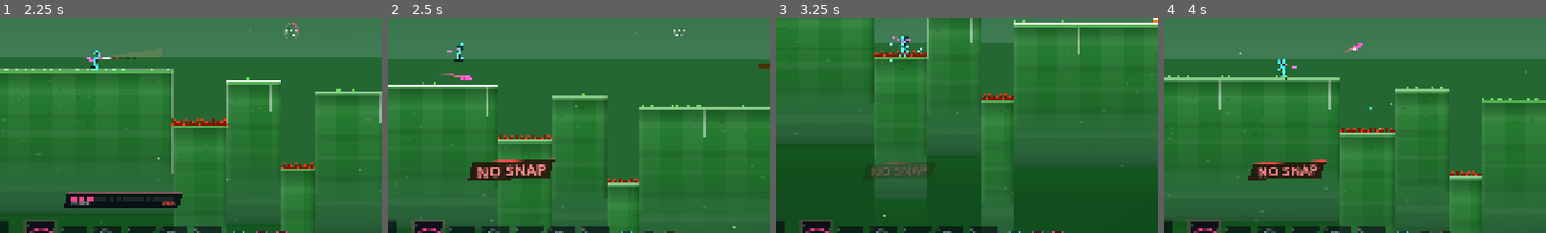
Above: before the commit, frames 1-4 (left to right).
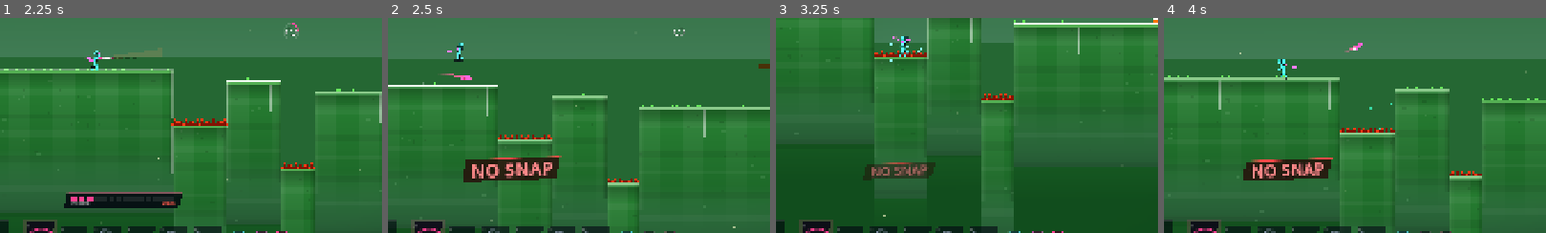
Above: after the commit, the same moments.

Repository: malleum/ultimategrapple
Game: Godot game, scene res://scenes/main.tscn
Same seed, same stepped clock (60 frames per second), same inputs: the game is played once before the commit and once after it.
Inputs (mouse positions are % of the whole screen's width and height, from its top left):
- Up to frame 1 (2.25 s): click "COURSES" at 0.5 s; click "01 First Pull" at 1.25 s; tap Enter at 2 s; move the mouse to (72, 45) at 2.02 s; hold D (move_right) from 2.03 s (still down); hold F (snap) from 2.03 s (still down); tap P (pin) at 2.1 s; click (72, 45) at 2.17 s
- Up to frame 2 (2.5 s): keep holding D (move_right); keep holding F (snap); tap Space (jump) at 2.27 s
- Up to frame 3 (3.25 s): release D (move_right) at 2.75 s; release F (snap) at 2.75 s; drag from (30, 55) to (46, 65) at 2.77 s
- Up to frame 4 (4 s): move the mouse to (60, 28) at 3.52 s; hold A (move_left) from 3.53 s (still down); click (60, 28) at 3.6 s; tap P (pin) at 3.8 s
The pictures show only the part of the screen within x 34-84%, y 42-92%; the shares and areas given below are measured in that part.

Frame 1 is identical in both runs. In frame 2, 1.8% of the frame differs, in the area x 19-46%, y 64-77%; in frame 3, 0.4%; in frame 4, 1.5%.

Commit message:
Snap: continuous timing score instead of 3 fixed tiers
The exact |snap - release| gap now sets a 0..1 snap score (1.0 frame-perfect,
~0.98 one tick off, 0.80 at the edge of PERFECT, 0.45 at the edge of GOOD,
0 by 200 ms) that scales spin, aero stability, wobble and launch speed.
PERFECT/GOOD/NO SNAP remain as display labels; the HUD stamp now also shows
the exact ms and score with a quality bar. Late snaps upgrade the throw to
the same result as an early snap with the same gap, and a later, tighter
snap can still improve an earlier one.

Co-Authored-By: Claude Opus 5.5 <noreply@anthropic.com>
Claude-Session: https://claude.ai/code/session_01TpV548vRC2KvUmKRPXhcFK

Diff:
--- a/src/disc/disc.gd
+++ b/src/disc/disc.gd
@@ -121,7 +121,7 @@
 ## on-time snap would have produced (spin, wobble, stability, and the missing
 ## speed — including the distance that speed would already have covered).
 func apply_late_snap(p_spin: float, add_vel: Vector2, p_wobble: float, p_quality: float) -> void:
-	if state != FLIGHT or age > 0.15:
+	if state != FLIGHT or age > 0.21:
 		return
 	spin = p_spin
 	wobble = p_wobble
--- a/src/disc/throw_types.gd
+++ b/src/disc/throw_types.gd
@@ -44,30 +44,53 @@
 ]
 
 
-## Snap outcomes. "spin" is the snap's spin level (also drives aero stability
-## in disc.gd: an unspun disc flutters, losing lift and gaining drag),
-## "speed" multiplies launch speed, "wobble" multiplies attitude noise.
-const SNAP := {
-	"PERFECT": {"spin": 1.0, "speed": 1.09, "wobble": 0.15},
-	"GOOD": {"spin": 0.62, "speed": 0.95, "wobble": 0.6},
-	"NONE": {"spin": 0.25, "speed": 0.8, "wobble": 1.5},
-}
-const SNAP_PERFECT_US := 35000   # |snap - release| for PERFECT
-const SNAP_GOOD_US := 90000      # |snap - release| for GOOD
+## Snap timing -> continuous snap score (1.0 = frame-perfect, 0 = no snap).
+## The PERFECT / GOOD / NO SNAP labels are only what the player is shown; the
+## physics uses the exact score, so a tighter snap always throws a bit better.
+const SNAP_PERFECT_US := 35000   # |snap - release| shown as PERFECT
+const SNAP_GOOD_US := 90000      # |snap - release| shown as GOOD
+const SNAP_MAX_US := 200000      # beyond this a snap does nothing
+
+# what score 0 and score 1 mean for the throw (lerped in between)
+const SNAP_SPIN := [0.25, 1.0]     # spin level, also aero stability in disc.gd
+const SNAP_SPEED := [0.8, 1.12]    # launch speed multiplier
+const SNAP_WOBBLE := [1.5, 0.1]    # attitude noise multiplier
+
+
+static func snap_score(dt_us: int) -> float:
+	if dt_us < 0 or dt_us > SNAP_MAX_US:
+		return 0.0
+	var ms := dt_us / 1000.0
+	if dt_us <= SNAP_PERFECT_US:
+		return 1.0 - 0.2 * pow(ms / 35.0, 1.3)          # 1.00 .. 0.80
+	if dt_us <= SNAP_GOOD_US:
+		return 0.8 - 0.35 * (ms - 35.0) / 55.0           # 0.80 .. 0.45
+	return 0.45 * (1.0 - (ms - 90.0) / 110.0)            # 0.45 .. 0
+
+
+static func snap_label(dt_us: int) -> String:
+	if dt_us < 0:
+		return "NONE"
+	if dt_us <= SNAP_PERFECT_US:
+		return "PERFECT"
+	if dt_us <= SNAP_GOOD_US:
+		return "GOOD"
+	return "NONE"
 
 
 ## Launch numbers for a throw. Shared by the player, late snaps and tools so
 ## early and late snaps are identical.
-##   power 0..1 (charge), mf = movement penalty factor, oc = overcharge 0..1
-static func launch_params(ty: Dictionary, power: float, quality: String, mf: float, oc: float) -> Dictionary:
-	var q: Dictionary = SNAP[quality]
+##   power 0..1 (charge), score 0..1 (snap), mf = movement penalty, oc = overcharge 0..1
+static func launch_params(ty: Dictionary, power: float, score: float, mf: float, oc: float) -> Dictionary:
+	var sc := clampf(score, 0.0, 1.0)
+	var spin_lvl := lerpf(SNAP_SPIN[0], SNAP_SPIN[1], sc)
 	var base_speed: float = ty.speed * power * (1.0 - 0.22 * minf(mf, 1.0)) * (1.0 - 0.1 * oc)
 	return {
-		"speed": base_speed * float(q.speed),
+		"speed": base_speed * lerpf(SNAP_SPEED[0], SNAP_SPEED[1], sc),
 		"base_speed": base_speed,
-		"spin": float(q.spin) * float(ty.spin) * (1.0 - 0.3 * minf(mf, 1.0)),
-		"wobble": (0.25 + mf * 0.9 + oc * 0.8) * float(q.wobble),
-		"quality": float(q.spin),
+		"spin": spin_lvl * float(ty.spin) * (1.0 - 0.3 * minf(mf, 1.0)),
+		"wobble": (0.25 + mf * 0.9 + oc * 0.8) * lerpf(SNAP_WOBBLE[0], SNAP_WOBBLE[1], sc),
+		"quality": spin_lvl,
 	}
 
 
--- a/src/level/runner.gd
+++ b/src/level/runner.gd
@@ -431,16 +431,20 @@
 			var types := ["backhand", "forehand", "hammer", "roller", "scoober", "thumber"]
 			play_sfx("throw", pos, 0.6 + data.power * 0.4, 0.9 + types.find(data.type) * 0.05)
 		"snap":
-			match str(data):
+			var sc: float = data.score
+			var detail := "%.0f ms  ·  %d%%" % [data.ms, int(round(sc * 100.0))] if data.ms >= 0.0 else ""
+			if data.ms >= 0.0 and data.ms < 1.0:
+				detail = "FRAME PERFECT  ·  100%"
+			match str(data.label):
 				"PERFECT":
-					play_sfx("snap_perfect", pos)
-					hud.snap_popup("PERFECT SNAP", Color(0.4, 2.4, 1.2))
+					play_sfx("snap_perfect", pos, 1.0, 0.94 + sc * 0.1)
+					hud.snap_popup("PERFECT SNAP", Color(0.4, 2.4, 1.2), detail, sc)
 					hud.flow_event("SNAP")
 				"GOOD":
 					play_sfx("snap_good", pos)
-					hud.snap_popup("GOOD SNAP", Color(1.8, 1.8, 0.4))
+					hud.snap_popup("GOOD SNAP", Color(1.8, 1.8, 0.4), detail, sc)
 				_:
-					hud.snap_popup("NO SNAP", Color(1.4, 0.4, 0.4))
+					hud.snap_popup("NO SNAP", Color(1.4, 0.4, 0.4), detail, sc)
 		"catch":
 			play_sfx("catch", pos)
 			if data:
--- a/src/player/player.gd
+++ b/src/player/player.gd
@@ -126,6 +126,7 @@
 var aim_dir := Vector2.RIGHT
 var move_factor := 0.0
 var last_snap_quality := ""
+var last_snap_score := 0.0
 
 # interpolation helpers for visuals drawn in world space
 var prev_pos := Vector2.ZERO
@@ -764,11 +765,14 @@
 		last_snap_us = PlayerInput.stamp(inp.snap_us, now_us)
 		if pending_late_snap and disc:
 			var dtu := last_snap_us - last_release_us
-			if dtu >= 0 and dtu <= ThrowTypes.SNAP_GOOD_US:
-				_late_snap("PERFECT" if dtu <= ThrowTypes.SNAP_PERFECT_US else "GOOD")
-	if pending_late_snap and now_us - last_release_us > ThrowTypes.SNAP_GOOD_US:
+			if dtu >= 0 and dtu <= ThrowTypes.SNAP_MAX_US:
+				var s2 := ThrowTypes.snap_score(dtu)
+				if s2 > float(_pending.get("score", 0.0)):
+					_late_snap(s2, dtu)
+	if pending_late_snap and now_us - last_release_us > ThrowTypes.SNAP_MAX_US:
 		pending_late_snap = false
-		_snap_feedback("NO SNAP")
+		if float(_pending.get("score", 0.0)) <= 0.0:
+			_snap_feedback("NONE", -1, 0.0)
 
 	if inp.just_pressed("pivot") and has_disc and (state == NORMAL) and (on_floor or air_pivot_ready):
 		_start_pivot()
@@ -821,15 +825,13 @@
 	last_release_us = PlayerInput.stamp(inp.throw_release_us, now_us)
 	var mf := _move_factor()
 	var oc := overcharge()
-	# snap judged on |snap press - throw release|, either order
+	# snap judged on |snap press - throw release|, either order; the exact
+	# gap sets a continuous score, the label is just what we show
 	var snap_dt := absi(last_release_us - last_snap_us)
-	var quality := "NONE"
-	if snap_dt <= ThrowTypes.SNAP_PERFECT_US:
-		quality = "PERFECT"
-	elif snap_dt <= ThrowTypes.SNAP_GOOD_US:
-		quality = "GOOD"
+	var score := ThrowTypes.snap_score(snap_dt)
+	var label := ThrowTypes.snap_label(snap_dt)
 	var power := charge_power()
-	var lp := ThrowTypes.launch_params(ty, power, quality, mf, oc)
+	var lp := ThrowTypes.launch_params(ty, power, score, mf, oc)
 	var ang := aim_dir.angle() + sway_angle() + _rng.randfn(0.0, 0.035 * mf + 0.04 * oc)
 	var dir := Vector2.RIGHT.rotated(ang)
 	var vel: Vector2 = dir * float(lp.speed) + velocity * 0.2
@@ -842,37 +844,41 @@
 	throws += 1
 	disc.launch(from, vel, throw_type, lp.spin, nose * facing_sign_for(dir), lp.wobble, lp.quality)
 	disc.thrower_id = 1
-	pending_late_snap = quality == "NONE"
-	_pending = {"ty": ty, "power": power, "mf": mf, "oc": oc, "dir": dir}
+	# a snap that lands just after release can still improve the throw
+	pending_late_snap = score < 1.0
+	_pending = {"ty": ty, "power": power, "mf": mf, "oc": oc, "dir": dir, "score": score}
 	if state == PIVOT:
 		pivot_threw_t = 0.0
-	if quality != "NONE":
-		_snap_feedback(quality)
-	var info := {"type": ty.id, "power": power, "quality": quality if quality != "NONE" else "", "move": mf, "overcharge": oc}
+	if score > 0.0:
+		_snap_feedback(label, snap_dt, score)
+	var info := {"type": ty.id, "power": power, "quality": label if score > 0.0 else "", "score": score, "move": mf, "overcharge": oc}
 	threw.emit(info)
 	fx.emit("throw", from, info)
 
 
-## Snap arrived just after release: give the disc exactly what an on-time snap
-## would have (same spin/wobble/stability; the missing speed is added).
-func _late_snap(quality: String) -> void:
-	pending_late_snap = false
+## Snap arrived just after release: upgrade the disc to exactly what an
+## on-time snap with that timing would have produced.
+func _late_snap(score: float, dt_us: int) -> void:
 	if _pending.is_empty():
 		return
-	var none := ThrowTypes.launch_params(_pending.ty, _pending.power, "NONE", _pending.mf, _pending.oc)
-	var lp := ThrowTypes.launch_params(_pending.ty, _pending.power, quality, _pending.mf, _pending.oc)
-	var add_vel: Vector2 = _pending.dir * (float(lp.speed) - float(none.speed))
+	var cur := ThrowTypes.launch_params(_pending.ty, _pending.power, float(_pending.score), _pending.mf, _pending.oc)
+	var lp := ThrowTypes.launch_params(_pending.ty, _pending.power, score, _pending.mf, _pending.oc)
+	var add_vel: Vector2 = _pending.dir * (float(lp.speed) - float(cur.speed))
 	disc.apply_late_snap(lp.spin, add_vel, lp.wobble, lp.quality)
-	_snap_feedback(quality)
+	_pending.score = score
+	if score >= 1.0:
+		pending_late_snap = false
+	_snap_feedback(ThrowTypes.snap_label(dt_us), dt_us, score)
 
 
 func facing_sign_for(_dir: Vector2) -> float:
 	return 1.0
 
 
-func _snap_feedback(q: String) -> void:
-	last_snap_quality = q
-	fx.emit("snap", hand(), q)
+func _snap_feedback(label: String, dt_us: int, score: float) -> void:
+	last_snap_quality = "NO SNAP" if label == "NONE" else label
+	last_snap_score = score
+	fx.emit("snap", hand(), {"label": last_snap_quality, "ms": dt_us / 1000.0, "score": score})
 
 
 func _catch_disc() -> void:
--- a/src/ui/hud.gd
+++ b/src/ui/hud.gd
@@ -49,6 +49,8 @@
 var snap_text := ""
 var snap_color := Color.WHITE
 var snap_t := 0.0
+var snap_detail := ""
+var snap_score := 0.0
 var sel_x := -1.0
 var badge_pop := [0.0, 0.0, 0.0]
 var badge_prev := [true, true, true]
@@ -128,9 +130,11 @@
 		popups.pop_front()
 
 
-func snap_popup(text: String, color: Color) -> void:
+func snap_popup(text: String, color: Color, detail := "", score := 0.0) -> void:
 	snap_text = text.replace(" SNAP", "")
 	snap_color = _ldr(color)
+	snap_detail = detail
+	snap_score = score
 	snap_t = 1.0
 
 
@@ -716,20 +720,29 @@
 	if snap_text == "NO SNAP":
 		# quiet note, not a shout: a missed snap is common and shouldn't nag
 		var a2 := clampf(snap_t / 0.4, 0.0, 1.0)
-		_text(ci, Vector2(c.x - 100, c.y + 16), "no snap", 15, Color(0.75, 0.78, 0.85, 0.7 * a2), HORIZONTAL_ALIGNMENT_CENTER, 200, _bold, 3)
+		var note := "no snap" if snap_detail == "" else "late snap  ·  " + snap_detail
+		_text(ci, Vector2(c.x - 150, c.y + 16), note, 15, Color(0.75, 0.78, 0.85, 0.7 * a2), HORIZONTAL_ALIGNMENT_CENTER, 300, _bold, 3)
 		return
 	var size := int((40 if big else 30) * punch)
 	if big:
-		# starburst
-		for i in 14:
-			var a := i * TAU / 14.0 + t * 0.8
+		# starburst: denser and longer the closer to frame-perfect
+		var rays := 8 + int(snap_score * 10.0)
+		for i in rays:
+			var a := i * TAU / rays + t * 0.8
 			var v := Vector2(cos(a), sin(a))
-			ci.draw_line(c + v * 46.0 * punch, c + v * (70.0 + 30.0 * (1.0 - k)) * punch, Color(snap_color, 0.45 * fade), 3.0)
+			var reach := 50.0 + 40.0 * snap_score + 30.0 * (1.0 - k)
+			ci.draw_line(c + v * 46.0 * punch, c + v * reach * punch, Color(snap_color, 0.45 * fade), 3.0)
 	var label := snap_text + (" SNAP" if snap_text != "NO SNAP" else "")
 	var tw := _text_w(label, size, _bold)
 	draw_layer.draw_set_transform(c, -0.07 if big else -0.04, Vector2.ONE)
 	_slab(ci, Rect2(-tw * 0.5 - 22, -size * 0.85, tw + 44, size * 1.25), 12.0, Color(snap_color.r * 0.15, snap_color.g * 0.15, snap_color.b * 0.15, 0.8 * fade), Color(snap_color, fade))
 	_text(ci, Vector2(-tw * 0.5, size * 0.2), label, size, Color(snap_color.lightened(0.35), fade), HORIZONTAL_ALIGNMENT_LEFT, -1, _bold, 6)
+	if snap_detail != "":
+		# exact timing + score, with a quality bar so near-misses are visible
+		var dw := 180.0
+		_text(ci, Vector2(-dw * 0.5, size * 0.2 + 24), snap_detail, 14, Color(1, 1, 1, 0.85 * fade), HORIZONTAL_ALIGNMENT_CENTER, dw, _bold, 3)
+		ci.draw_rect(Rect2(-dw * 0.5, size * 0.2 + 32, dw, 4), Color(1, 1, 1, 0.15 * fade))
+		ci.draw_rect(Rect2(-dw * 0.5, size * 0.2 + 32, dw * snap_score, 4), Color(snap_color.lightened(0.3), fade))
 	draw_layer.draw_set_transform(Vector2.ZERO, 0.0, Vector2.ONE)
 
 
--- a/tools/range_table.gd
+++ b/tools/range_table.gd
@@ -33,7 +33,7 @@
 				root.add_child(d)
 				var dir := Vector2.RIGHT.rotated(-deg_to_rad(deg))
 				var from := Vector2(0, HAND_Y) + dir * 16.0
-				var lp := ThrowTypes.launch_params(ty, 1.0, "PERFECT", 0.0, 0.0)
+				var lp := ThrowTypes.launch_params(ty, 1.0, 1.0, 0.0, 0.0)
 				d.launch(from, dir * float(lp.speed), ti, lp.spin, 0.0, lp.wobble, lp.quality)
 				var e := {"d": d, "type": ty.id, "deg": deg, "touch": -1.0, "touch_t": -1.0, "rest": -1.0, "apex": 0.0, "skips": 0}
 				d.impact.connect(func(kind, _s): _on_impact(e, kind))
--- a/tools/snap_table.gd
+++ b/tools/snap_table.gd
@@ -1,18 +1,18 @@
 extends SceneTree
-## How much the snap matters: carry/total per snap outcome at each throw's best angles.
+## Snap timing -> distance, using the real disc + shared launch math.
+## Carry at each throw's best carry angle for a range of |snap - release| gaps,
+## plus late snaps (snap after release) to show they match early ones.
 ## godot --headless --fixed-fps 120 -s tools/snap_table.gd
 const Disc = preload("res://src/disc/disc.gd")
 const ThrowTypes = preload("res://src/disc/throw_types.gd")
 const HAND_Y := -44.0 * 0.72
-# best carry angle, best total angle (from tools/range_table.gd)
-const ANGLES := {"backhand": [16, 14], "forehand": [20, 14], "hammer": [34, 6], "roller": [37, 2], "scoober": [33, 6], "thumber": [41, 7]}
-# name, launch quality, late delay (s) and late quality
+const ANGLES := {"backhand": 16, "forehand": 20, "hammer": 34, "roller": 37, "scoober": 33, "thumber": 41}
+# [label, gap ms (-1 = no snap), late?]
 const MODES := [
-	["perfect", "PERFECT", -1.0, ""],
-	["perfect-late", "NONE", 0.033, "PERFECT"],
-	["good", "GOOD", -1.0, ""],
-	["good-late", "NONE", 0.083, "GOOD"],
-	["none", "NONE", -1.0, ""],
+	["0ms", 0.0, false], ["4ms", 4.0, false], ["8ms", 8.3, false], ["17ms", 16.7, false],
+	["25ms", 25.0, false], ["35ms", 35.0, false], ["50ms", 50.0, false], ["70ms", 70.0, false],
+	["90ms", 90.0, false], ["130ms", 130.0, false], ["none", -1.0, false],
+	["8ms late", 8.3, true], ["33ms late", 33.0, true],
 ]
 var runs := []
 var f := 0
@@ -25,48 +25,43 @@
 		r.size = Vector2(400000, 400); cs.shape = r; fb.position = Vector2(100000, 200); fb.add_child(cs); root.add_child(fb)
 		for ti in ThrowTypes.count():
 			var ty: Dictionary = ThrowTypes.get_type(ti)
-			for which in 2:
-				var deg: int = ANGLES[ty.id][which]
-				for m in MODES:
-					var d := Disc.new()
-					root.add_child(d)
-					var dir := Vector2.RIGHT.rotated(-deg_to_rad(deg))
-					var lp := ThrowTypes.launch_params(ty, 1.0, m[1], 0.0, 0.0)
-					d.launch(Vector2(0, HAND_Y) + dir * 16.0, dir * float(lp.speed), ti, lp.spin, 0.0, lp.wobble, lp.quality)
-					var e := {"d": d, "ty": ty, "dir": dir, "type": ty.id, "which": which, "mode": m[0], "late": m[2], "late_q": m[3], "touch": -1.0, "rest": -1.0, "done_late": false}
-					d.impact.connect(func(k, _s): if e.touch < 0.0: e.touch = d.global_position.x)
-					runs.append(e)
+			var deg: int = ANGLES[ty.id]
+			for m in MODES:
+				var d := Disc.new()
+				root.add_child(d)
+				var dir := Vector2.RIGHT.rotated(-deg_to_rad(deg))
+				var score: float = 0.0 if m[1] < 0.0 else ThrowTypes.snap_score(int(m[1] * 1000.0))
+				var launch_score := 0.0 if m[2] else score
+				var lp := ThrowTypes.launch_params(ty, 1.0, launch_score, 0.0, 0.0)
+				d.launch(Vector2(0, HAND_Y) + dir * 16.0, dir * float(lp.speed), ti, lp.spin, 0.0, lp.wobble, lp.quality)
+				var e := {"d": d, "ty": ty, "dir": dir, "mode": m[0], "late": m[2], "delay": m[1] / 1000.0, "score": score, "touch": -1.0, "done_late": false}
+				d.impact.connect(func(_k, _s): if e.touch < 0.0: e.touch = d.global_position.x)
+				runs.append(e)
 		return false
 	f += 1
 	var all_done := true
 	for e in runs:
 		var d = e.d
-		if e.late > 0.0 and not e.done_late and d.age >= e.late:
+		if e.late and not e.done_late and d.age >= e.delay:
 			e.done_late = true
-			var none := ThrowTypes.launch_params(e.ty, 1.0, "NONE", 0.0, 0.0)
-			var lq := ThrowTypes.launch_params(e.ty, 1.0, e.late_q, 0.0, 0.0)
-			d.apply_late_snap(lq.spin, e.dir * (float(lq.speed) - float(none.speed)), lq.wobble, lq.quality)
-		if e.rest < 0.0:
-			if d.state == Disc.REST:
-				e.rest = d.global_position.x
-			else:
-				all_done = false
-	if all_done or f > 120 * 30:
+			var cur := ThrowTypes.launch_params(e.ty, 1.0, 0.0, 0.0, 0.0)
+			var lp := ThrowTypes.launch_params(e.ty, 1.0, e.score, 0.0, 0.0)
+			d.apply_late_snap(lp.spin, e.dir * (float(lp.speed) - float(cur.speed)), lp.wobble, lp.quality)
+		if e.touch < 0.0:
+			all_done = false
+	if all_done or f > 120 * 20:
+		var head := "%-11s %-6s" % ["gap", "score"]
 		for ty in ANGLES:
-			for which in 2:
-				var line := "%-9s %-6s %3d° " % [ty, "carry" if which == 0 else "total", ANGLES[ty][which]]
+			head += "%10s" % ty
+		print(head)
+		for m in MODES:
+			var line := ""
+			for ty in ANGLES:
 				for e in runs:
-					if e.type == ty and e.which == which:
-						var v: float = e.touch if which == 0 else (e.rest if e.rest >= 0.0 else e.d.global_position.x)
-						line += "| %s %6.1fm " % [e.mode, v / 32.0]
-				print(line)
-		print("")
-		print("perfect / none ratio (carry, total):")
-		for ty in ANGLES:
-			var vals := {}
-			for e in runs:
-				if e.type == ty:
-					vals["%s%d" % [e.mode, e.which]] = e.touch if e.which == 0 else (e.rest if e.rest >= 0.0 else e.d.global_position.x)
-			print("  %-9s carry x%.2f   total x%.2f   (good: carry x%.2f)" % [ty, vals.perfect0 / vals.none0, vals.perfect1 / vals.none1, vals.good0 / vals.none0])
+					if e.mode == m[0] and e.ty.id == ty:
+						if line == "":
+							line = "%-11s %-6s" % [m[0], "%.2f" % e.score]
+						line += "%9.1fm" % (e.touch / 32.0)
+			print(line)
 		return true
 	return false
Not shown, changed: README.md
